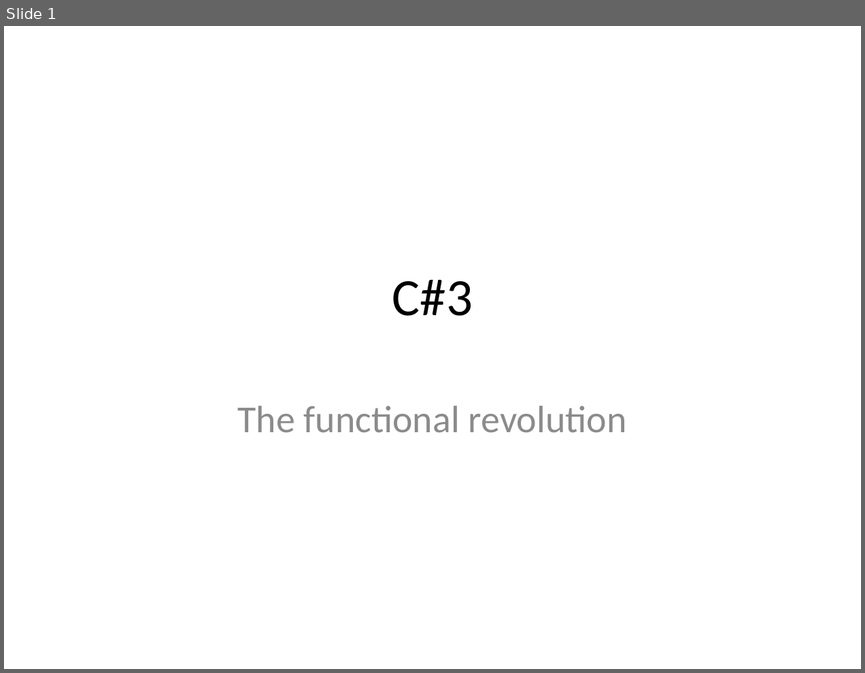
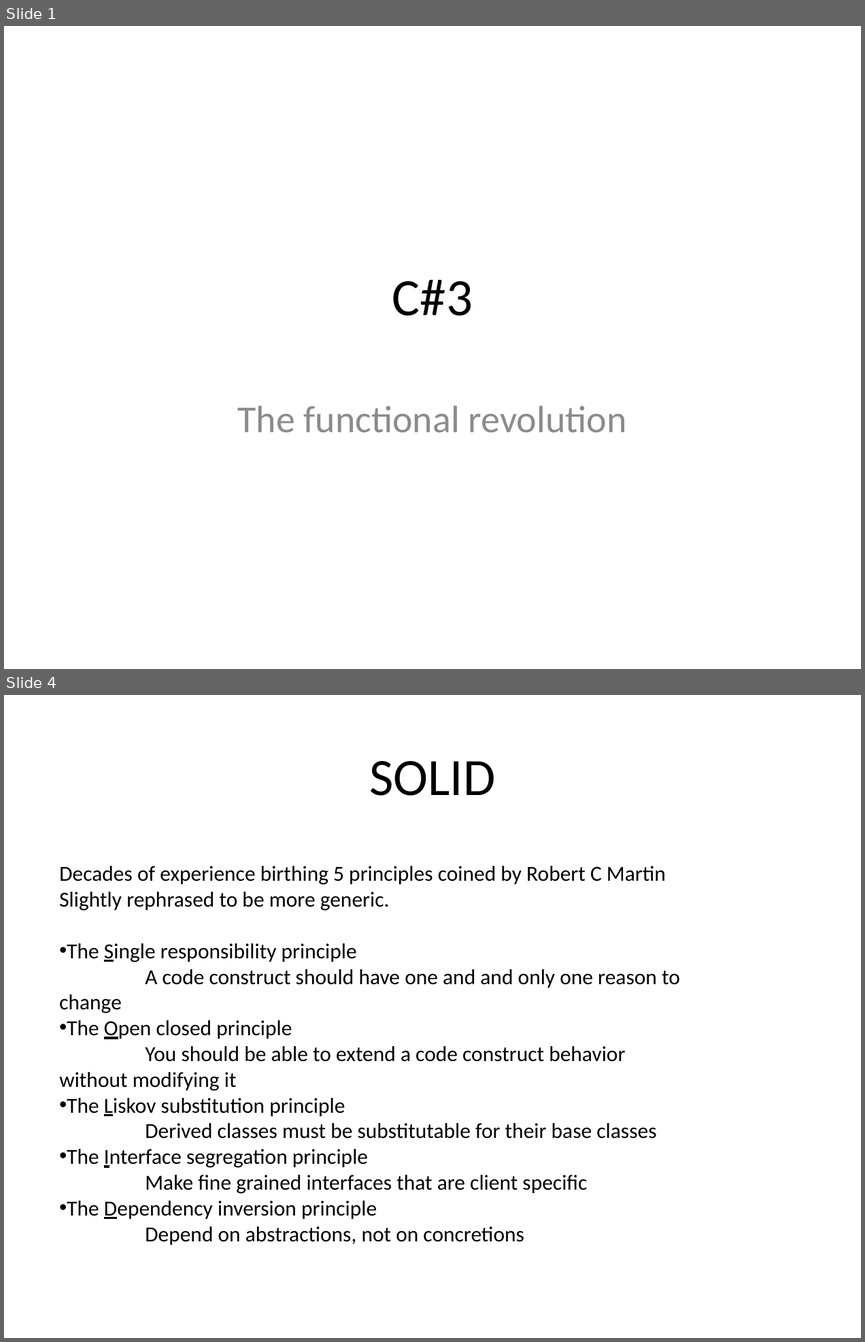
Before and after one commit to mlidbom/CSharpElevate, a slide deck: CSharp3.pptx. Shown one above the other, each under a label of ours: slide 1 before the commit, slides 1 and 4 after it; the slides between them are not shown. The pictures are 865x673 and 865x1342 pixels, drawn with LibreOffice and Linux fonts; fonts in the diff are those of the drawing. Boxes give left, top, right and bottom in pixels: in the first picture for what was removed or moved away, otherwise in the second. Text is boxed around its words. In the diff, an @@ line names an element or a change of style, - is before the commit and + after.

```diff
--- a/CSharp3.pptx
+++ b/CSharp3.pptx
@@ slide 4 added at [4,695,861,1338], background #FFFFFF @@
@@ title added at [369,761,495,796], 44 pt, text #000000 @@
+SOLID
@@ text added at [59,866,680,1244], 18 pt, text #000000 @@
+Decades of experience birthing 5 principles coined by Robert C Martin Slightly rephrased to be more generic.
+• The Single responsibility principle
+  A code construct should have one and and only one reason to change
+• The Open closed principle
+  You should be able to extend a code construct behavior without modifying it
+• The Liskov substitution principle
+  Derived classes must be substitutable for their base classes
+• The Interface segregation principle
+  Make fine grained interfaces that are client specific
+• The Dependency inversion principle
+  Depend on abstractions, not on concretions
```
Also in this commit, not shown: 2 slides changed, 1 slide removed.
